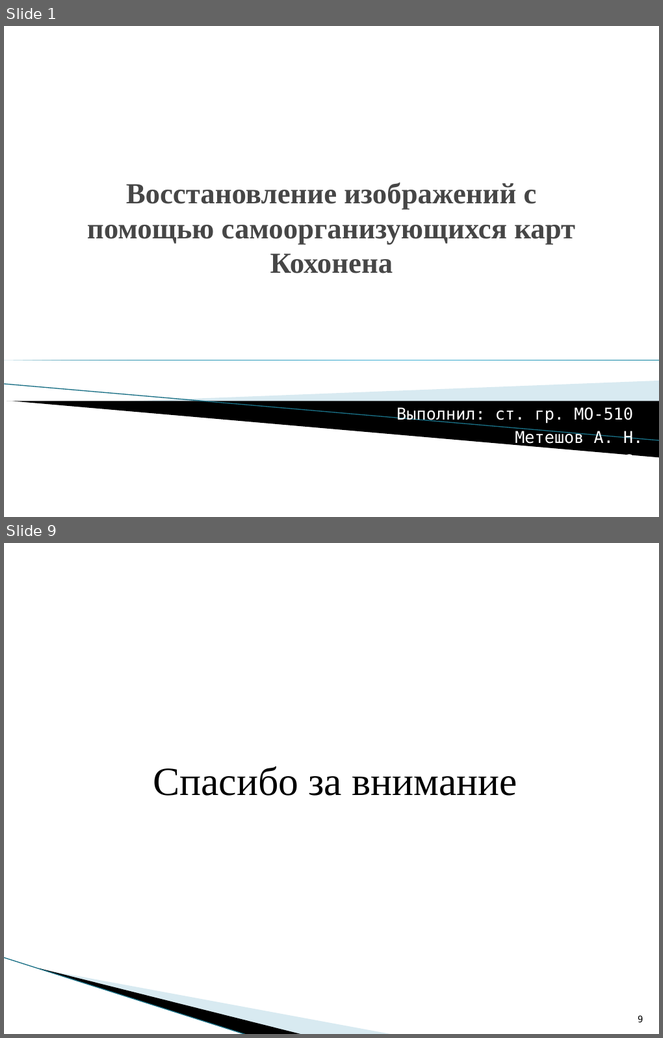
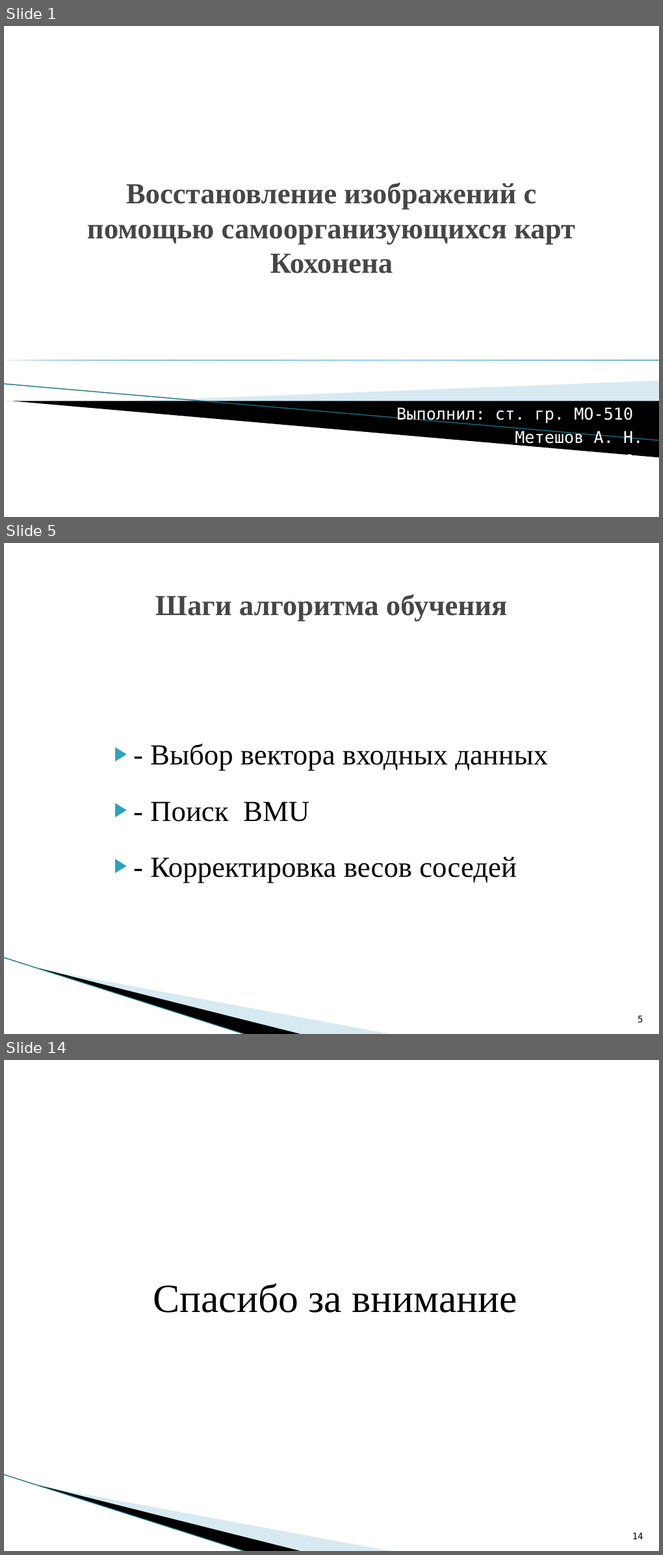
Before and after one commit to Meteshov/mygarduate, a slide deck: presentation/Meteshov.pptx. Shown one above the other, each under a label of ours: slides 1 and 9 before the commit, slides 1, 5 and 14 after it; the slides between them are not shown. The pictures are 663x1038 and 663x1555 pixels, drawn with LibreOffice and Linux fonts; fonts in the diff are those of the drawing; background and template pictures are left out. Boxes give left, top, right and bottom in pixels: in the first picture for what was removed or moved away, otherwise in the second. Text is boxed around its words. In the diff, an @@ line names an element or a change of style, - is before the commit and + after.

```diff
--- a/presentation/Meteshov.pptx
+++ b/presentation/Meteshov.pptx
@@ slide 5 added at box(4, 543, 659, 1034), background #FFFFFF; not listed: 3 template elements that a slide beside it also shows @@
@@ title added at box(155, 594, 507, 621), 32 pt, text #464646, bold @@
+Шаги алгоритма обучения
@@ text added at box(150, 744, 548, 883), 32 pt, text #000000 @@
+▶ - Выбор вектора входных данных
+▶ - Поиск BMU
+▶ - Корректировка весов соседей
@@ page number added at box(638, 1016, 643, 1023), 10 pt, text #000000 @@
+5
@@ what was slide 9 is now slide 14 @@
@@ page number at box(633, 1533, 644, 1540): text changed @@
-9
+14
```
Also in this commit, not shown: 4 slides changed, 7 other slides added, 3 slides removed, 28 other files.
